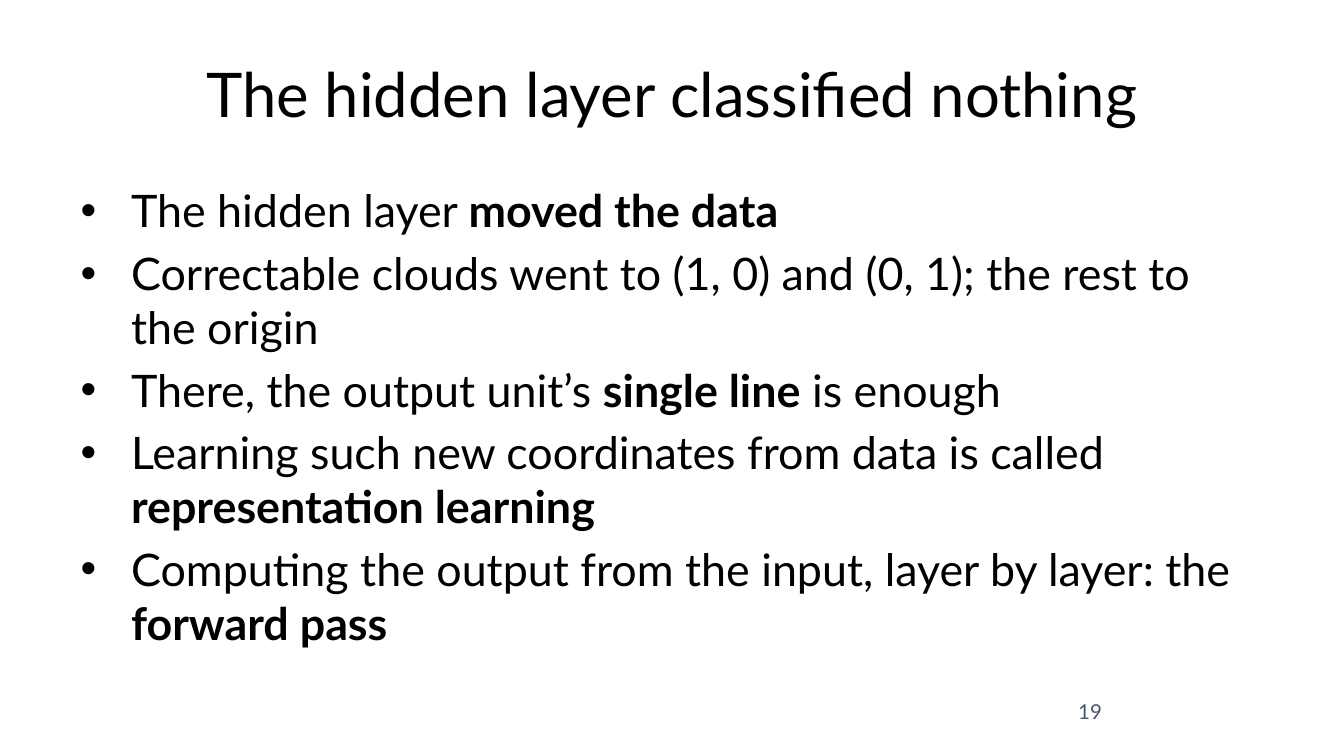
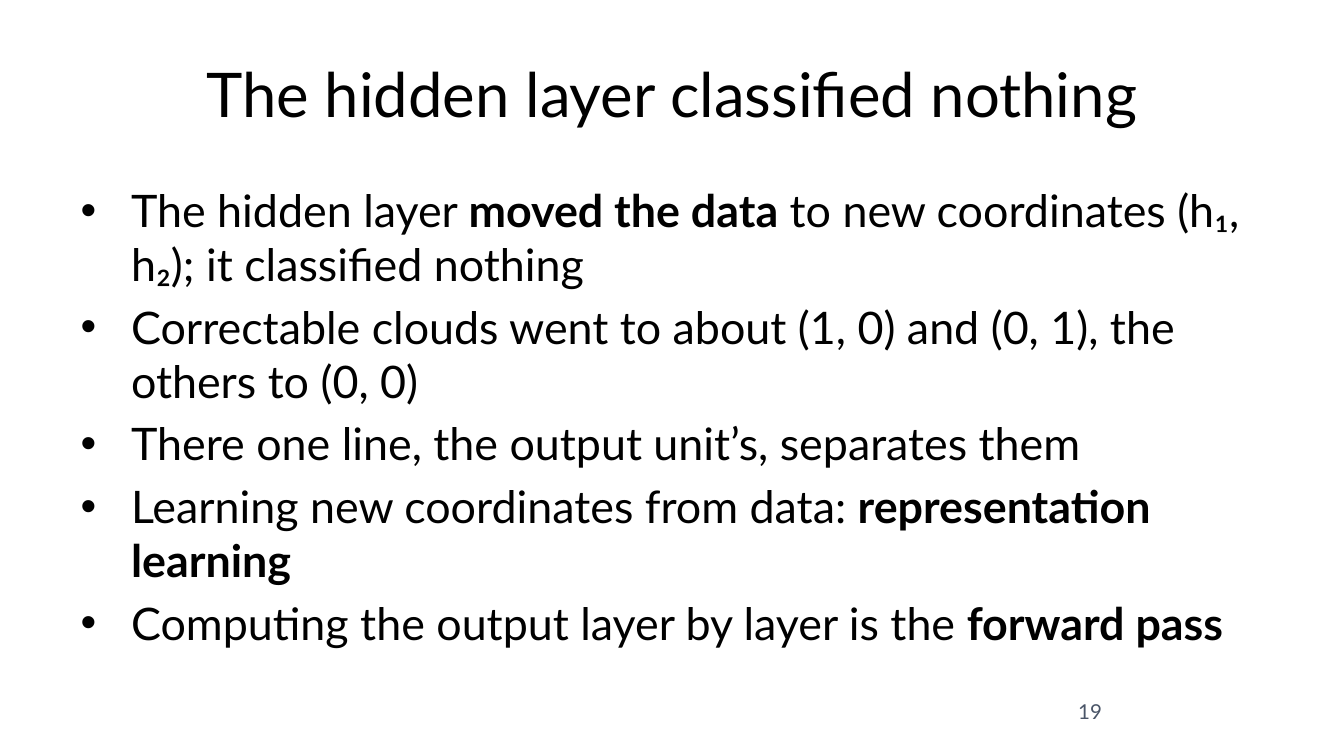
Before and after one commit to fabioantonini/technologies-for-artificial-intelligence, a slide deck: slide 19 of Lessons/09_neural_networks/Slides/neural_networks_slides.pptx. Drawn at 1344x756 pixels with LibreOffice and Linux fonts; fonts in the diff are those of the drawing; background and template pictures are left out. Boxes give left, top, right and bottom in pixels: in the first picture for what was removed or moved away, otherwise in the second. Text is boxed around its words. In the diff, an @@ line names an element or a change of style, - is before the commit and + after.

```diff
--- a/Lessons/09_neural_networks/Slides/neural_networks_slides.pptx
+++ b/Lessons/09_neural_networks/Slides/neural_networks_slides.pptx
@@ text at [131, 192, 1239, 649]: text changed @@
-• The hidden layer moved the data
-• Correctable clouds went to (1, 0) and (0, 1); the rest to the origin
-• There, the output unit’s single line is enough
-• Learning such new coordinates from data is called representation learning
-• Computing the output from the input, layer by layer: the forward pass
+• The hidden layer moved the data to new coordinates (h₁, h₂); it classified nothing
+• Correctable clouds went to about (1, 0) and (0, 1), the others to (0, 0)
+• There one line, the output unit’s, separates them
+• Learning new coordinates from data: representation learning
+• Computing the output layer by layer is the forward pass
```
Also in this commit, not shown: 31 other slides changed, 1 slide added, 1 slide removed, 18 other files.
